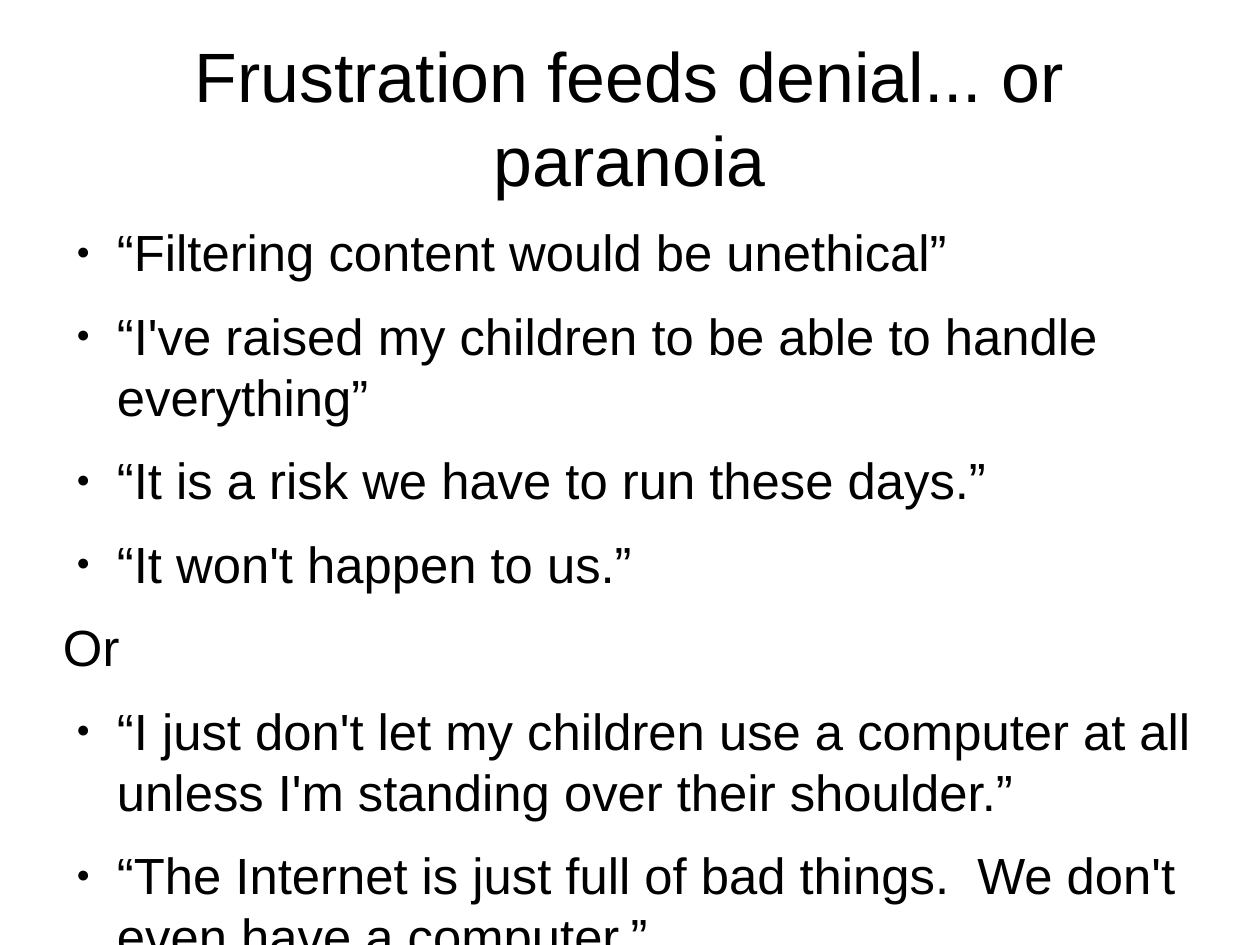
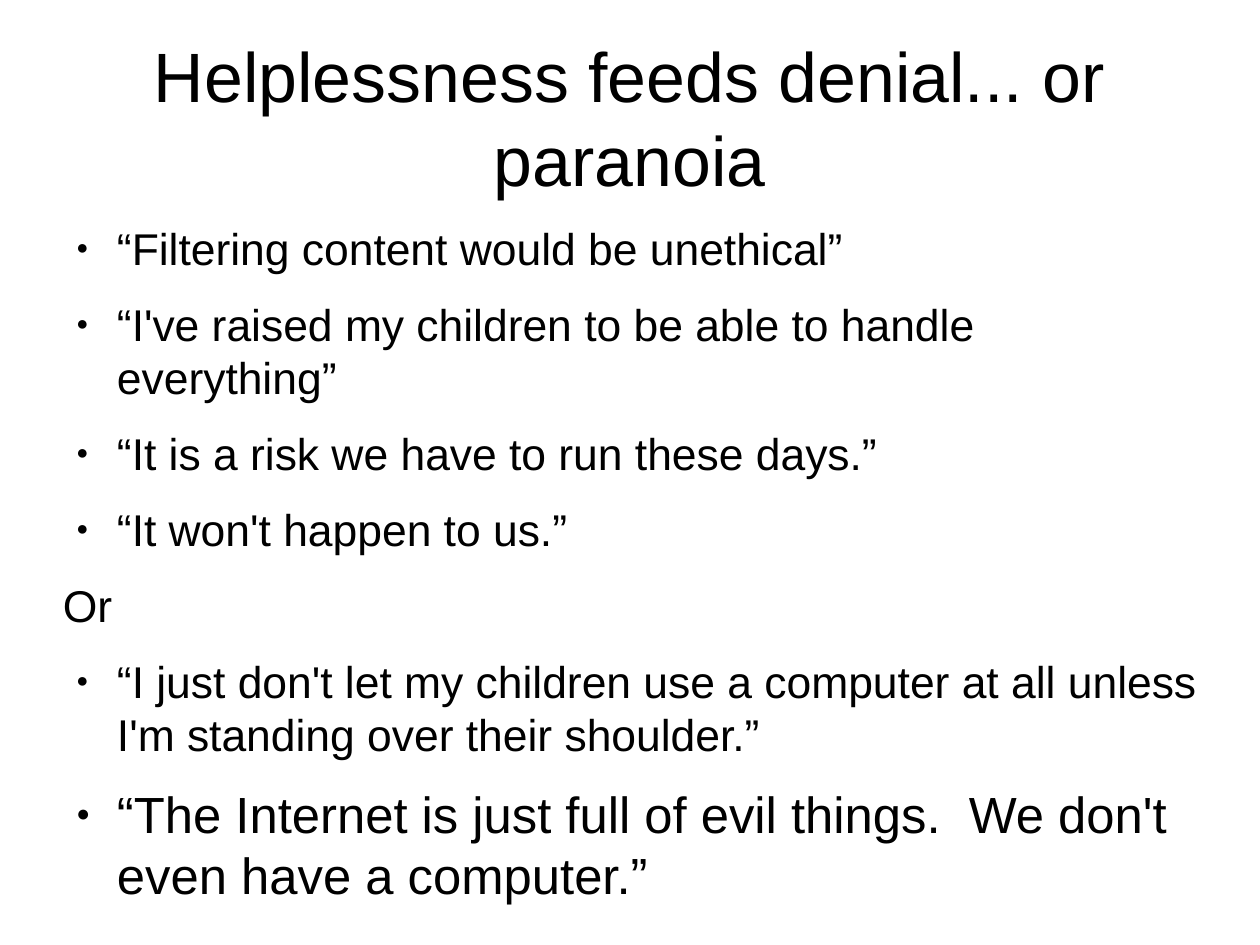
Before and after one commit to cschreiner/kindsicher, a slide deck: slide 24 of proj/presentation_dec09/combined.odp (slide 8 before the commit). Drawn at 1260x945 pixels with LibreOffice and Linux fonts; fonts in the diff are those of the drawing. Boxes give left, top, right and bottom in pixels: in the first picture for what was removed or moved away, otherwise in the second. Text is boxed around its words. In the diff, an @@ line names an element or a change of style, - is before the commit and + after.

```diff
--- a/proj/presentation_dec09/combined.odp
+++ b/proj/presentation_dec09/combined.odp
@@ title at <box>154,51,1104,199</box>: text changed @@
-Frustration feeds denial... or paranoia
+Helplessness feeds denial... or paranoia
@@ text at <box>63,232,1196,760</box>: size 32 to 28 pt in "“Filtering content would be unethical”", "“I've raised my children to be able ...", "“It is a risk we have to ...", "“It won't happen to us.”" and 2 more places @@
@@ text at <box>117,796,1166,844</box>: text changed @@
-● “The Internet is just full of bad things. We don't even have a computer.”
+● “The Internet is just full of evil things. We don't even have a computer.”
```
Also in this commit, not shown: 10 other slides changed, 31 slides added.
